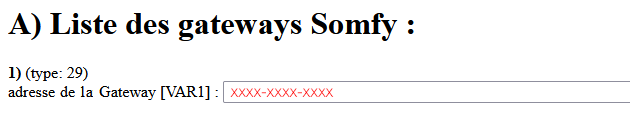
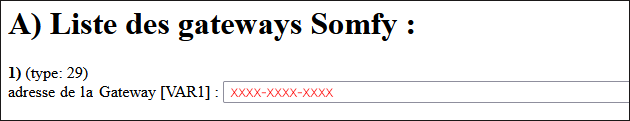
Two versions of the same layered image (w=630, h=121). Layer-by-layer changes:
added layer "Rectangle 1" above "Calque 3" over [0, 0, 630, 121]
